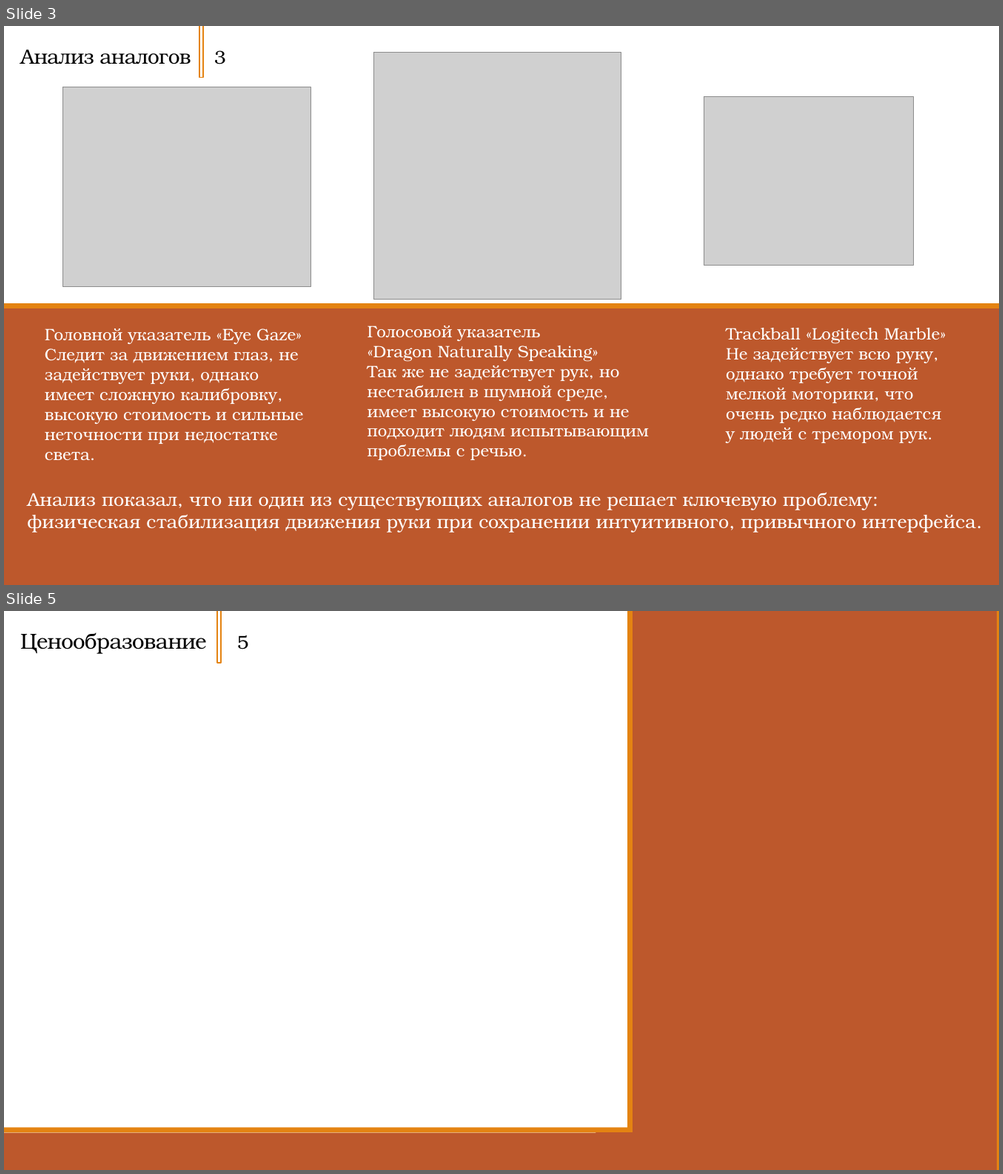
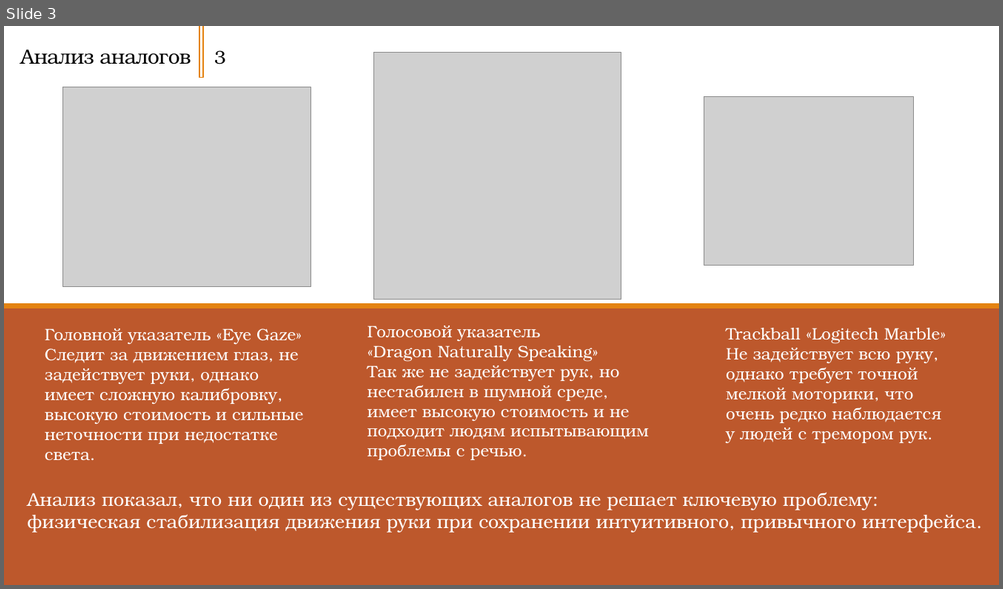
Before and after one commit to Zerocummer/Mmm-Yummers, a slide deck: Мышка для людей с ОВЗ/Документы/Презентация о манипуляторе.pptx. Shown one above the other, each under a label of ours: slides 3 and 5 before the commit, slide 3 after it; the slides between them are not shown. The pictures are 1003x1174 and 1003x589 pixels, drawn with LibreOffice and Linux fonts; fonts in the diff are those of the drawing; grey boxes stand for pictures. Boxes give left, top, right and bottom in pixels: in the first picture for what was removed or moved away, otherwise in the second. Text is boxed around its words. In the diff, an @@ line names an element or a change of style, - is before the commit and + after.

```diff
--- a/Мышка для людей с ОВЗ/Документы/Презентация о манипуляторе.pptx
+++ b/Мышка для людей с ОВЗ/Документы/Презентация о манипуляторе.pptx
@@ slide 5 removed at box(4, 611, 999, 1170), background #FFFFFF @@
@@ title removed at box(20, 632, 207, 654) @@
-Ценообразование
@@ rectangle removed at box(217, 611, 221, 664) @@
@@ rectangle removed at box(630, 611, 999, 1170) @@
@@ text removed at box(237, 635, 249, 649) @@
-5
@@ rectangle removed at box(96, 749, 921, 759) @@
@@ rectangle removed at box(4, 1133, 999, 1170) @@
@@ rectangle removed at box(4, 1128, 999, 1133) @@
@@ rectangle removed at box(597, 1134, 674, 1170) @@
```
Also in this commit, not shown: 2 slides changed, 4 slides added, 1 other file.
